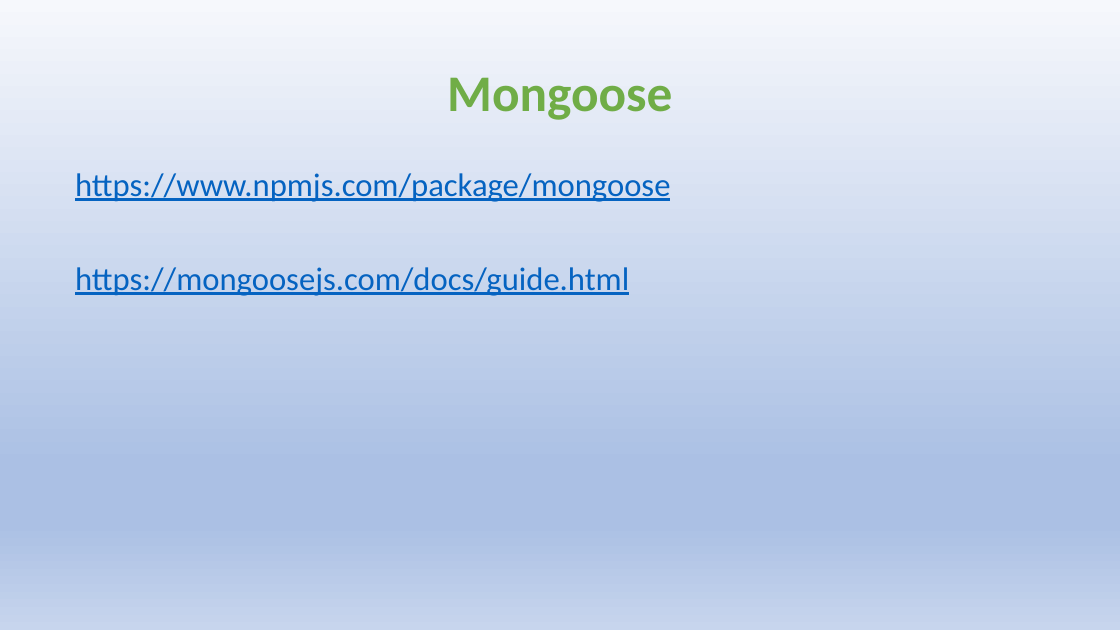
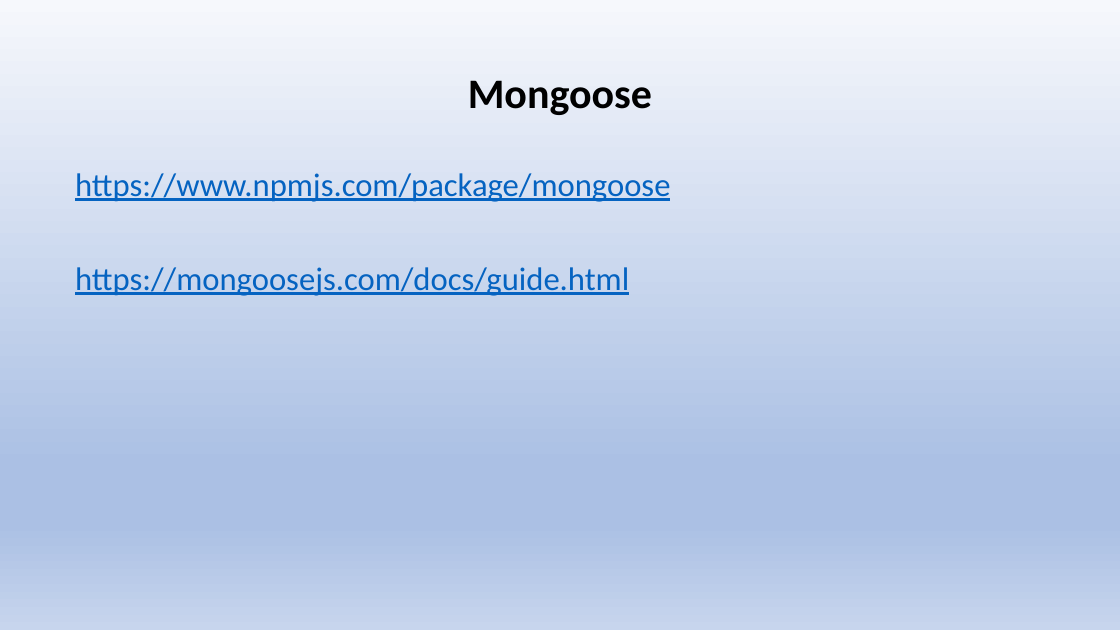
Before and after one commit to mahesh9696/meanstack, a slide deck: slide 81 of meanstack.pptx. Drawn at 1120x630 pixels with LibreOffice and Linux fonts; fonts in the diff are those of the drawing. Boxes give left, top, right and bottom in pixels: in the first picture for what was removed or moved away, otherwise in the second. Text is boxed around its words. In the diff, an @@ line names an element or a change of style, - is before the commit and + after.

```diff
--- a/meanstack.pptx
+++ b/meanstack.pptx
@@ title "Mongoose" at [468,80,652,115]: size 44 to 36 pt, text colour #70AD47 to #000000 @@
```
Also in this commit, not shown: 77 other slides changed.
